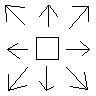
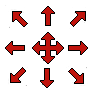
Comparing the layer stacks of the two 96px x 96px images. Changes:
painted on "Layer 1" over [5,5,90,91]
